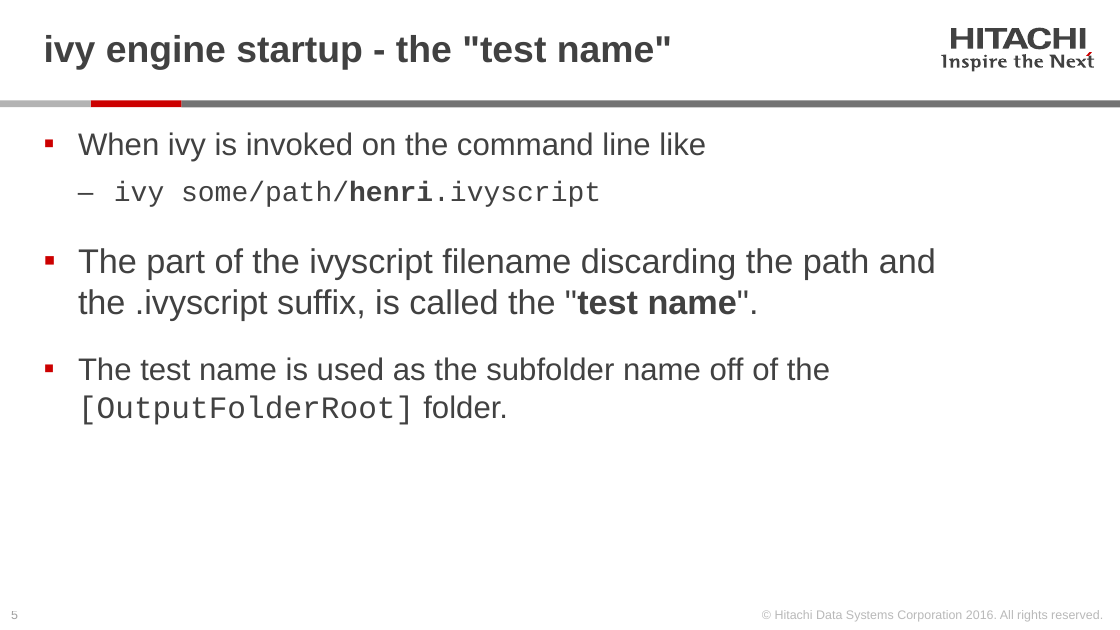
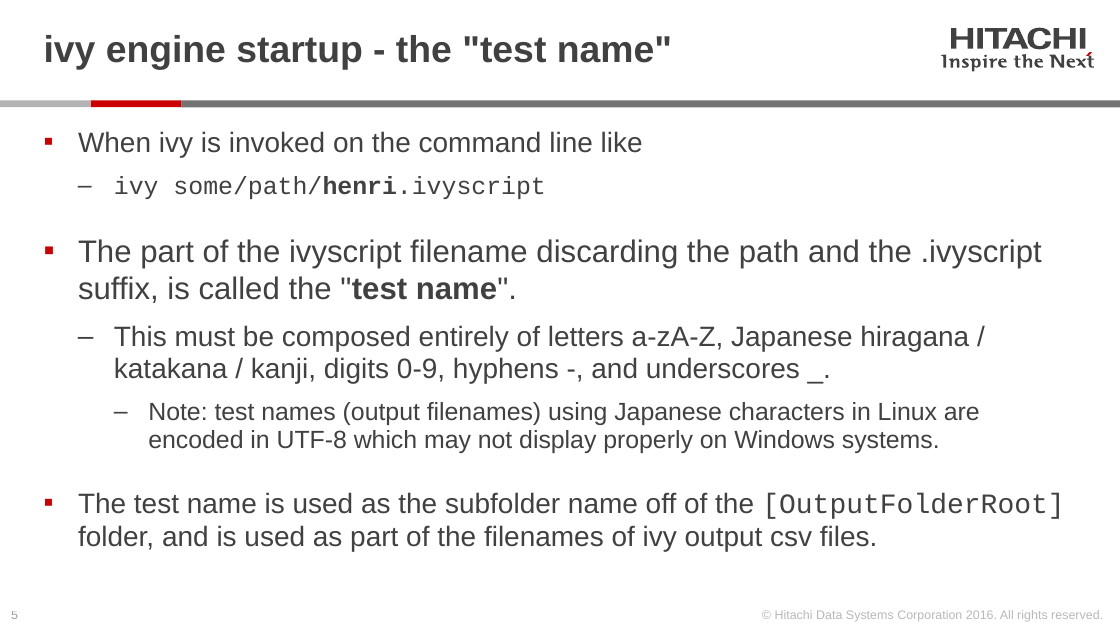
Before and after one commit to Hitachi-Data-Systems/ivy, a slide deck: slide 5 of doc/Programming the ivy engine.pptx. Drawn at 1120x630 pixels with LibreOffice and Linux fonts; fonts in the diff are those of the drawing. Boxes give left, top, right and bottom in pixels: in the first picture for what was removed or moved away, otherwise in the second. Text is boxed around its words. In the diff, an @@ line names an element or a change of style, - is before the commit and + after.

Commit message:
hiragana, katakana, kanji support & free use of underscores in parameter names

```diff
--- a/doc/Programming the ivy engine.pptx
+++ b/doc/Programming the ivy engine.pptx
@@ text at [78, 131, 1042, 303]: size 20 to 18 pt in "When ivy is invoked on the command ..."; size 18 to 16 pt in "ivy some/path/henri.ivyscript"; size 22 to 20 pt in "The part of the ivyscript filename discarding ..." @@
@@ text at [78, 325, 1064, 551]: text changed; size 20 to 18 pt @@
-▪ The test name is used as the subfolder name off of the [OutputFolderRoot] folder.
+  ‒ This must be composed entirely of letters a-zA-Z, Japanese hiragana / katakana / kanji, digits 0-9, hyphens -, and underscores _.
+    ‒ Note: test names (output filenames) using Japanese characters in Linux are encoded in UTF-8 which may not display properly on Windows systems.
+▪ The test name is used as the subfolder name off of the [OutputFolderRoot] folder, and is used as part of the filenames of ivy output csv files.
```
Also in this commit, not shown: 6 other slides changed, 2 slides added, 15 other files.
